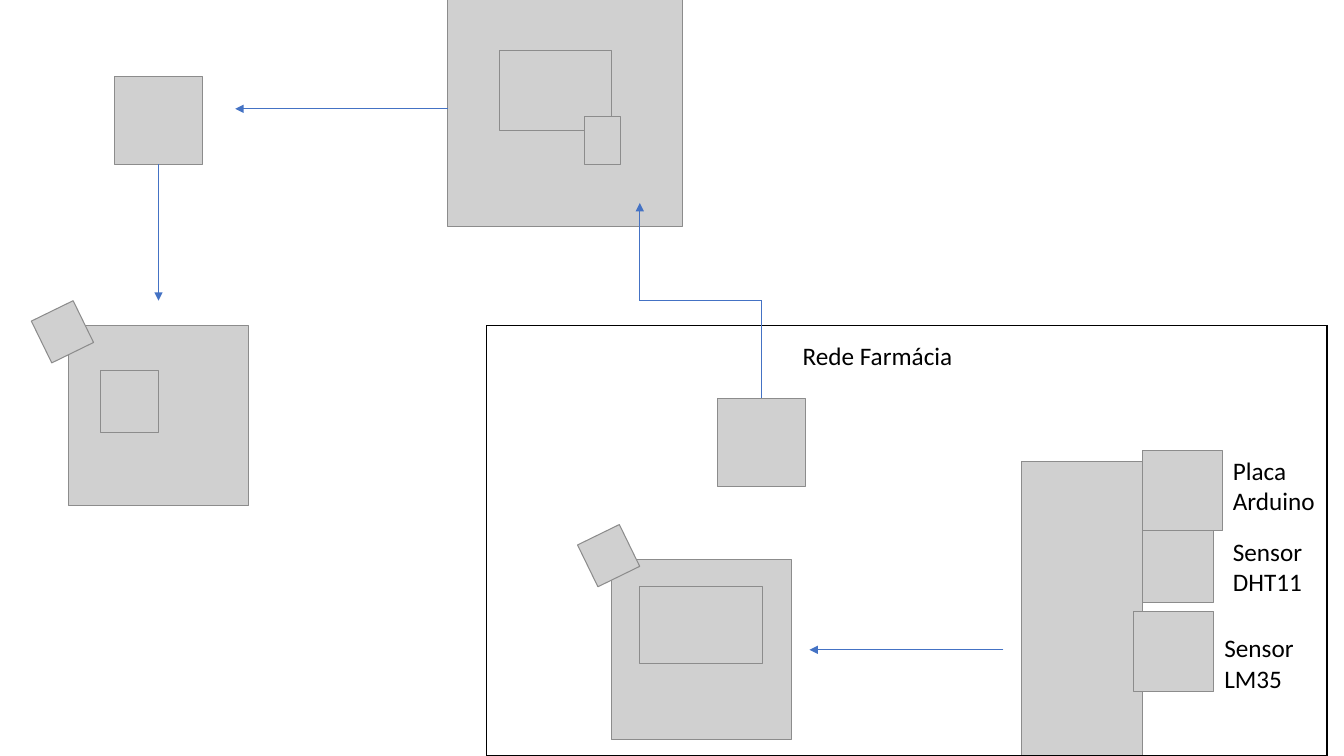
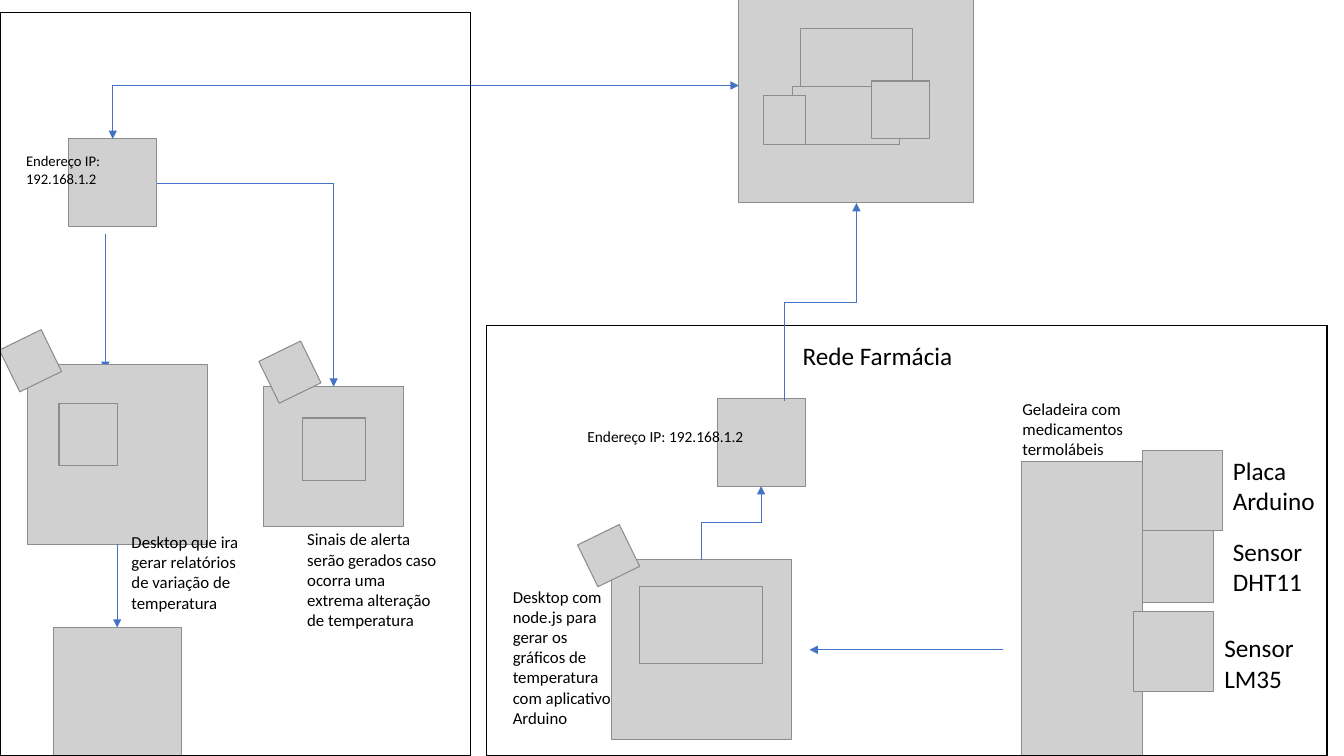
Before and after one commit to BandTec/grupo3-sa, a slide deck: slide 2 of Projeto-Documentacao/LLD.pptx. Drawn at 1344x756 pixels with LibreOffice and Linux fonts; fonts in the diff are those of the drawing; grey boxes stand for pictures. Boxes give left, top, right and bottom in pixels: in the first picture for what was removed or moved away, otherwise in the second. Text is boxed around its words. In the diff, an @@ line names an element or a change of style, - is before the commit and + after.

```diff
--- a/Projeto-Documentacao/LLD.pptx
+++ b/Projeto-Documentacao/LLD.pptx
@@ rectangle added at bbox=[0, 12, 471, 756], outline #000000 1 pt @@
@@ picture: place and size @@
-picture at bbox=[448, 0, 683, 226]
+picture at bbox=[739, 0, 974, 203]
@@ picture added at bbox=[801, 29, 912, 109] @@
@@ picture removed at bbox=[499, 50, 611, 130] @@
@@ elbow double arrow added from (113, 139) to (739, 86), #4472C4 0.5 pt @@
@@ picture added at bbox=[793, 87, 900, 144] @@
@@ picture added at bbox=[872, 81, 931, 139] @@
@@ arrow removed from (448, 109) to (235, 109) @@
@@ picture removed at bbox=[584, 116, 620, 164] @@
@@ picture added at bbox=[764, 96, 806, 144] @@
@@ picture: place and size @@
-picture at bbox=[115, 77, 203, 164]
+picture at bbox=[69, 139, 156, 227]
@@ text added at bbox=[26, 154, 100, 189], 10.5 pt, text #000000 @@
+Endereço IP: 192.168.1.2
@@ elbow arrow added from (157, 182) to (334, 387), #4472C4 0.5 pt @@
@@ elbow arrow moved from (761, 398) - (640, 203) to (784, 401) - (857, 203) @@
@@ arrow moved from (158, 164) - (158, 300) to (106, 234) - (106, 370) @@
@@ picture: place and size @@
-picture at bbox=[32, 301, 94, 363]
+picture at bbox=[0, 330, 61, 392]
@@ picture added at bbox=[259, 341, 321, 403] @@
@@ picture: place and size @@
-picture at bbox=[69, 326, 249, 506]
+picture at bbox=[27, 364, 208, 544]
@@ picture removed at bbox=[101, 370, 159, 433] @@
@@ picture added at bbox=[264, 387, 404, 527] @@
@@ picture added at bbox=[59, 403, 118, 466] @@
@@ picture added at bbox=[302, 418, 366, 481] @@
@@ text added at bbox=[1022, 403, 1123, 455], 12 pt, text #000000 @@
+Geladeira com medicamentos termolábeis
@@ text added at bbox=[587, 428, 743, 446], 11 pt, text #000000 @@
+Endereço IP: 192.168.1.2
@@ elbow arrow added from (702, 560) to (761, 486), #4472C4 0.5 pt @@
@@ text added at bbox=[131, 535, 238, 612], 12 pt, text #000000 @@
+Desktop que ira gerar relatórios de variação de temperatura
@@ text added at bbox=[307, 533, 436, 629], 12 pt, text #000000 @@
+Sinais de alerta serão gerados caso ocorra uma extrema alteração de temperatura
@@ arrow added from (117, 544) to (117, 628), #4472C4 0.5 pt @@
@@ text added at bbox=[513, 591, 611, 724], 12 pt, text #000000 @@
+Desktop com node.js para gerar os gráficos de temperatura com aplicativo Arduino
@@ picture added at bbox=[53, 628, 181, 756] @@
```
Also in this commit, not shown: 1 other file.
